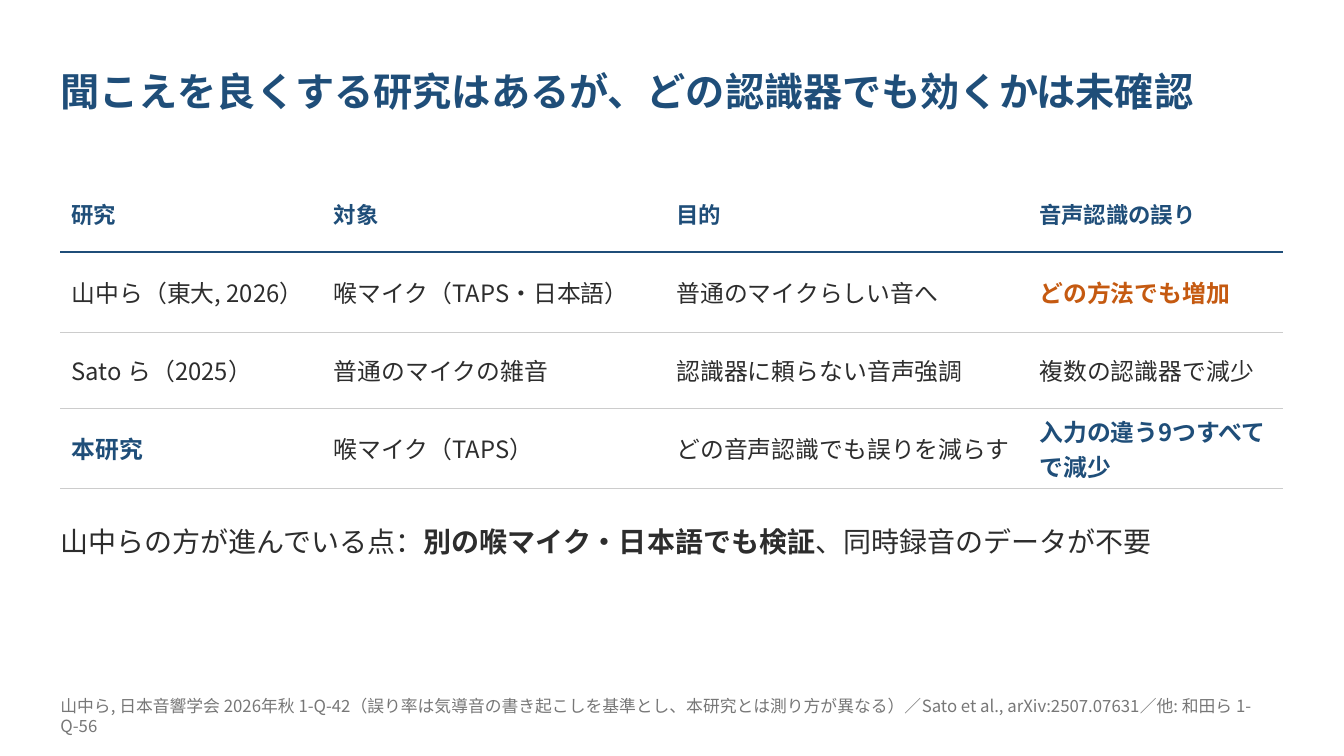
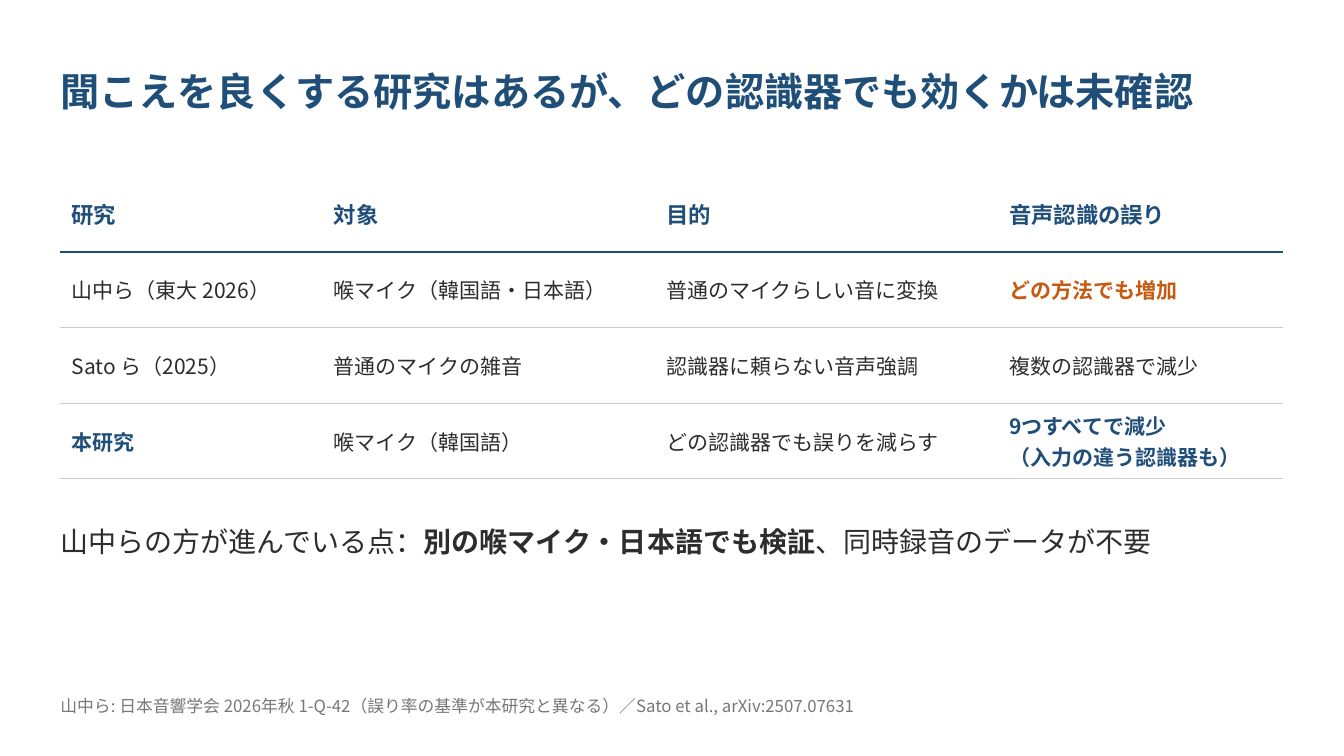
Before and after one commit to kasugayuji0716-art/bone-conduction-research, a slide deck: slide 4 of results/progress_slides_2026-10.pptx. Drawn at 1344x756 pixels with LibreOffice and Linux fonts; fonts in the diff are those of the drawing. Boxes give left, top, right and bottom in pixels: in the first picture for what was removed or moved away, otherwise in the second. Text is boxed around its words. In the diff, an @@ line names an element or a change of style, - is before the commit and + after.

```diff
--- a/results/progress_slides_2026-10.pptx
+++ b/results/progress_slides_2026-10.pptx
@@ table at bbox=[60, 176, 1284, 471] @@
-row 2: 山中ら（東大, 2026） | 喉マイク（TAPS・日本語） | 普通のマイクらしい音へ | どの方法でも増加
+row 2: 山中ら（東大 2026） | 喉マイク（韓国語・日本語） | 普通のマイクらしい音に変換 | どの方法でも増加
-row 4: 本研究 | 喉マイク（TAPS） | どの音声認識でも誤りを減らす | 入力の違う9つすべてで減少
+row 4: 本研究 | 喉マイク（韓国語） | どの認識器でも誤りを減らす | 9つすべてで減少 / （入力の違う認識器も）
@@ size 17 to 15 pt in "どの方法でも増加", "Sato ら（2025）", "普通のマイクの雑音", "認識器に頼らない音声強調" and 2 more places @@
@@ text at bbox=[60, 698, 854, 715]: text changed @@
-山中ら, 日本音響学会 2026年秋 1-Q-42（誤り率は気導音の書き起こしを基準とし、本研究とは測り方が異なる）／Sato et al., arXiv:2507.07631／他: 和田ら 1-Q-56
+山中ら: 日本音響学会 2026年秋 1-Q-42（誤り率の基準が本研究と異なる）／Sato et al., arXiv:2507.07631
```
Also in this commit, not shown: 5 other slides changed, 2 other files.
